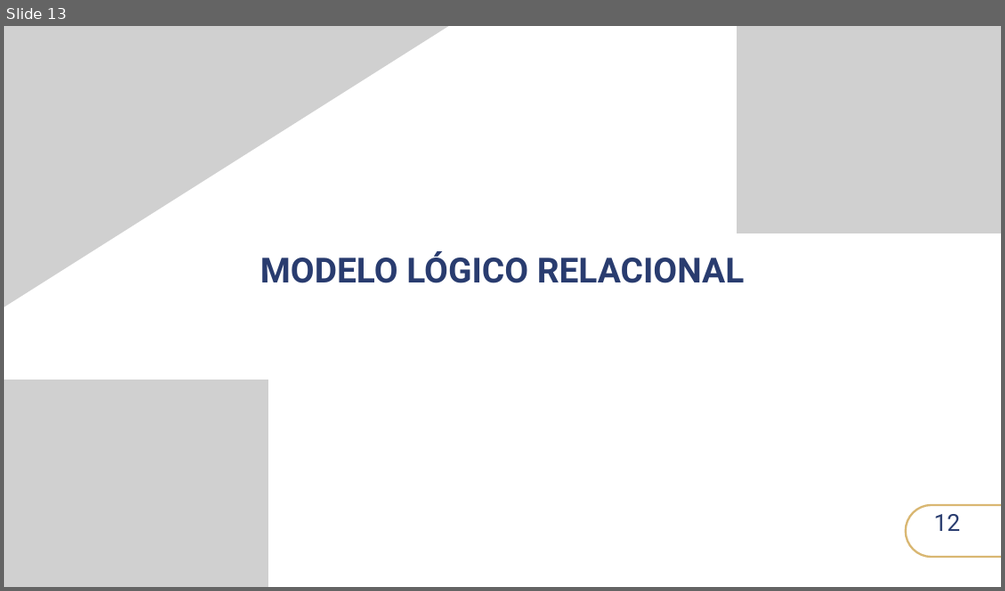
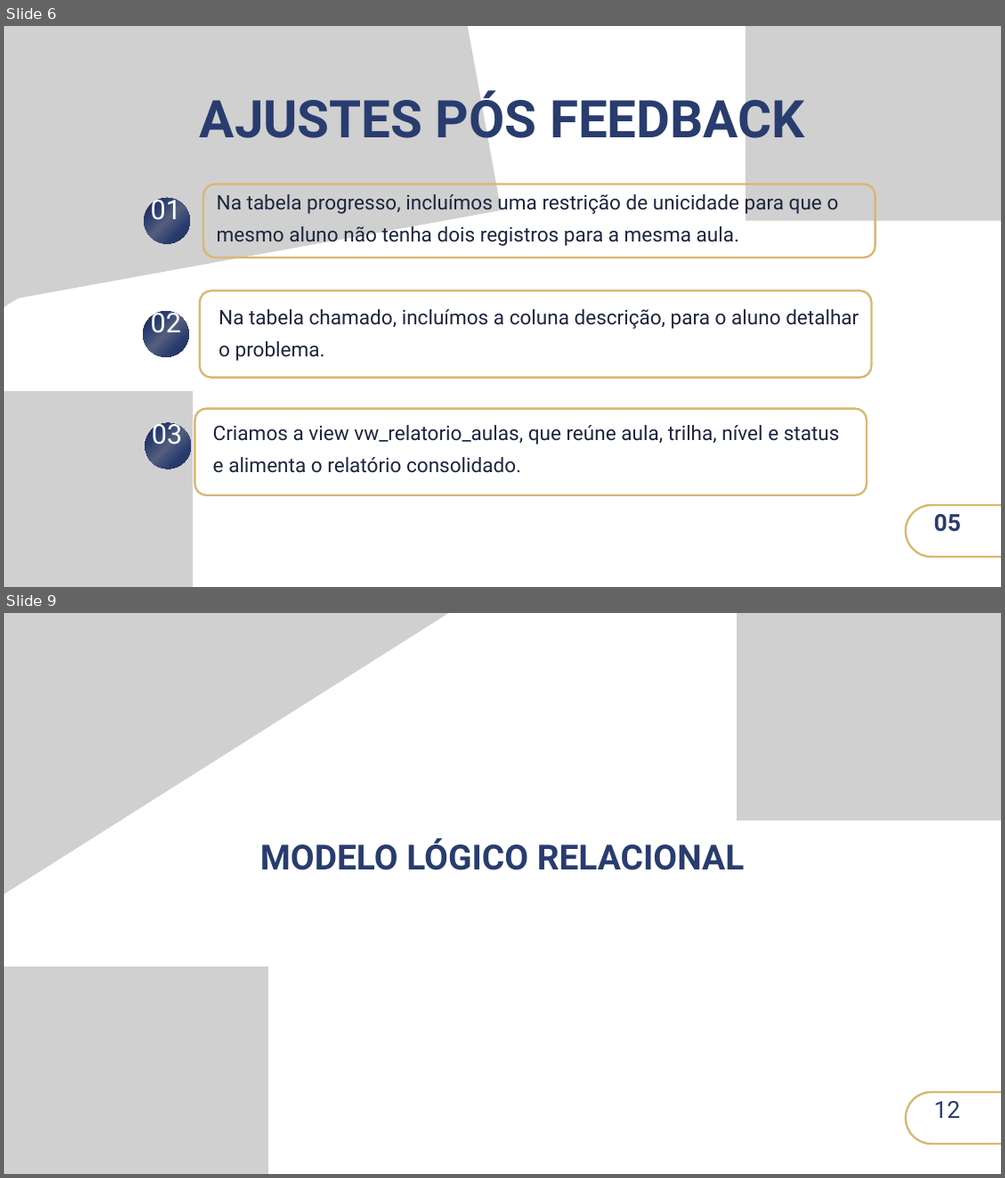
Before and after one commit to sophia-moura/destrava-projeto, a slide deck: Destrava banco de dados.pptx. Shown one above the other, each under a label of ours: slide 13 before the commit, slides 6 and 9 after it; the slides between them are not shown. The pictures are 1005x591 and 1005x1178 pixels, drawn with LibreOffice and Linux fonts; fonts in the diff are those of the drawing; grey boxes stand for pictures; background and template pictures are left out. Boxes give left, top, right and bottom in pixels: in the first picture for what was removed or moved away, otherwise in the second. Text is boxed around its words. In the diff, an @@ line names an element or a change of style, - is before the commit and + after.

```diff
--- a/Destrava banco de dados.pptx
+++ b/Destrava banco de dados.pptx
@@ slide 6 added at bbox=[4, 26, 1001, 587], background picture (left out) @@
@@ picture added at bbox=[4, 26, 502, 318] @@
@@ picture added at bbox=[4, 26, 450, 316] @@
@@ picture added at bbox=[745, 26, 1001, 220] @@
@@ text added at bbox=[200, 89, 805, 150], 75 pt, text gradient #1C253F to #293C6F to #555F7D to #222E51, bold @@
+AJUSTES PÓS FEEDBACK
@@ freeform shape added at bbox=[203, 184, 875, 257], outline #F6E7AD 3 pt @@
@@ freeform shape added at bbox=[144, 198, 190, 244], fill gradient #1C253F to #293C6F to #555F7D to #222E51 @@
@@ text added at bbox=[151, 194, 181, 219], 39.2 pt, text #FFFFFF @@
+01
@@ text added at bbox=[217, 192, 839, 247], 29 pt, text #1C253F @@
+Na tabela progresso, incluímos uma restrição de unicidade para que o mesmo aluno não tenha dois registros para a mesma aula.
@@ freeform shape added at bbox=[200, 290, 872, 378], outline #F6E7AD 3 pt @@
@@ freeform shape added at bbox=[143, 311, 189, 357], fill gradient #1C253F to #293C6F to #555F7D to #222E51 @@
@@ text added at bbox=[151, 307, 181, 332], 39.2 pt, text #FFFFFF @@
+02
@@ text added at bbox=[218, 309, 858, 361], 29 pt, text #1C253F @@
+Na tabela chamado, incluímos a coluna descrição, para o aluno detalhar o problema.
@@ picture added at bbox=[4, 391, 193, 587] @@
@@ freeform shape added at bbox=[145, 423, 191, 468], fill gradient #1C253F to #293C6F to #555F7D to #222E51 @@
@@ text added at bbox=[152, 419, 182, 444], 39.2 pt, text #FFFFFF @@
+03
@@ freeform shape added at bbox=[194, 409, 866, 495], outline #F6E7AD 3 pt @@
@@ text added at bbox=[213, 425, 840, 473], 29 pt, text #1C253F @@
+Criamos a view vw_relatorio_aulas, que reúne aula, trilha, nível e status e alimenta o relatório consolidado.
@@ freeform shape added at bbox=[905, 505, 1001, 556], outline #F6E7AD 3 pt @@
@@ text added at bbox=[934, 514, 961, 532], 34 pt, text gradient #1C253F to #293C6F to #555F7D to #222E51, bold @@
+05
@@ what was slide 13 is now slide 9 @@
```
Also in this commit, not shown: 2 slides changed, 4 other slides added, 11 slides removed.
